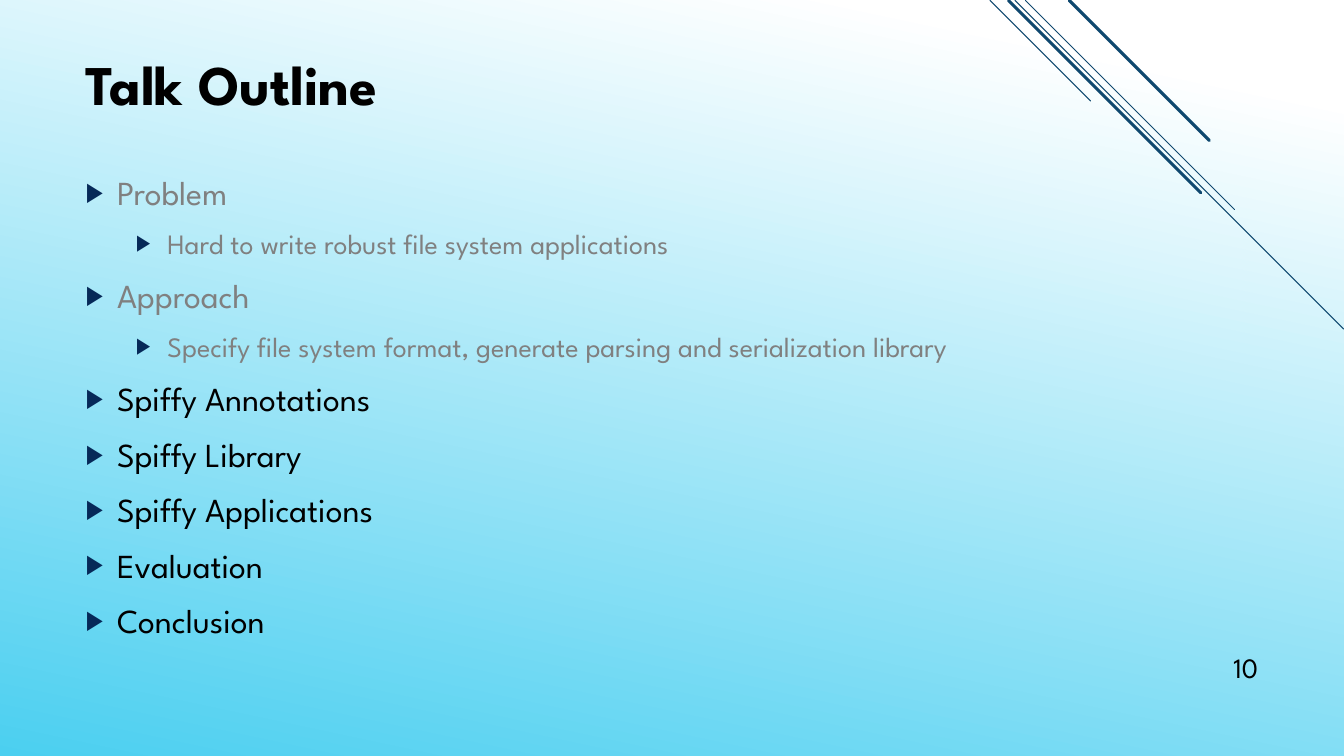
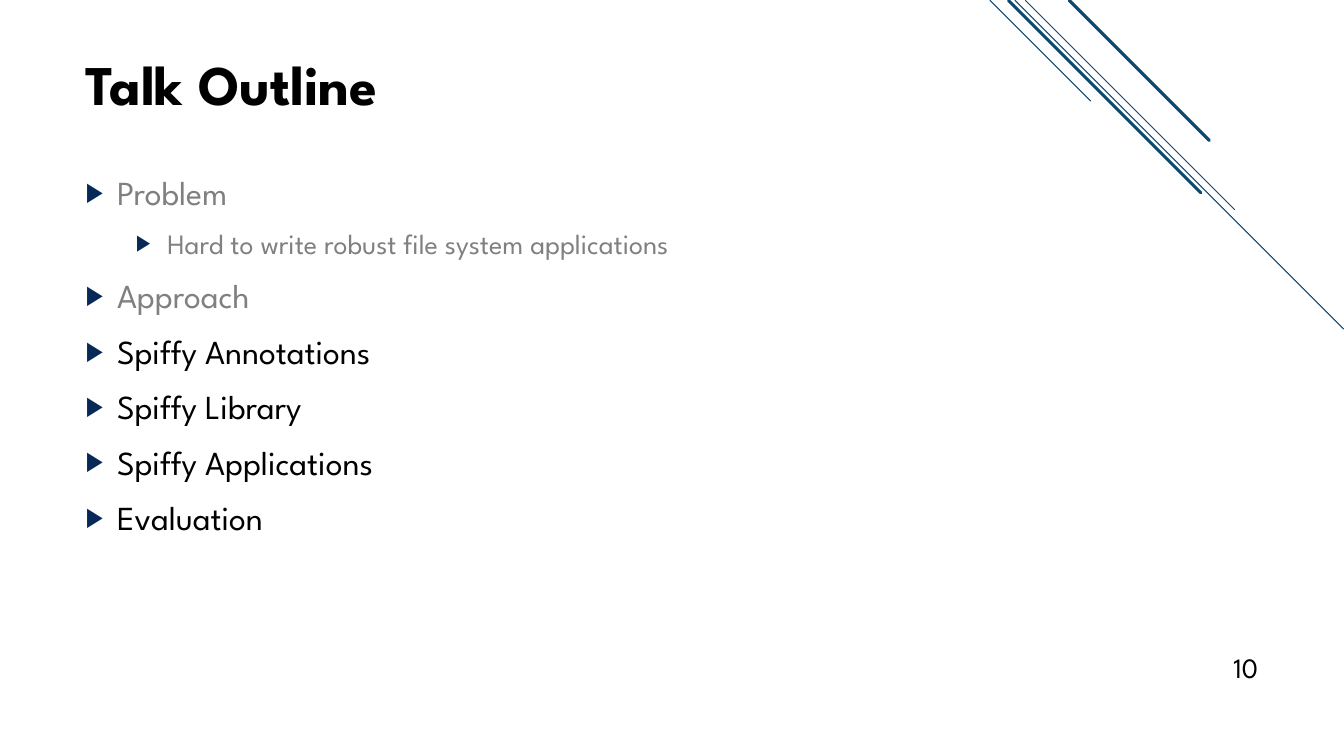
Before and after one commit to jacksun007/spiffy-paper, a slide deck: slide 10 of talk/spiffy_talk.pptx. Drawn at 1344x756 pixels with LibreOffice and Linux fonts; fonts in the diff are those of the drawing. Boxes give left, top, right and bottom in pixels: in the first picture for what was removed or moved away, otherwise in the second. Text is boxed around its words. In the diff, an @@ line names an element or a change of style, - is before the commit and + after.

```diff
--- a/talk/spiffy_talk.pptx
+++ b/talk/spiffy_talk.pptx
@@ background gradient #FFFFFF to #4BCFF0 to #FFFFFF @@
@@ text at box(167, 337, 946, 363): paragraph removed @@
-  ▶ Specify file system format, generate parsing and serialization library
@@ text at box(117, 610, 265, 634): paragraph removed @@
-▶ Conclusion
```
Also in this commit, not shown: 31 other slides changed, 1 slide added.
